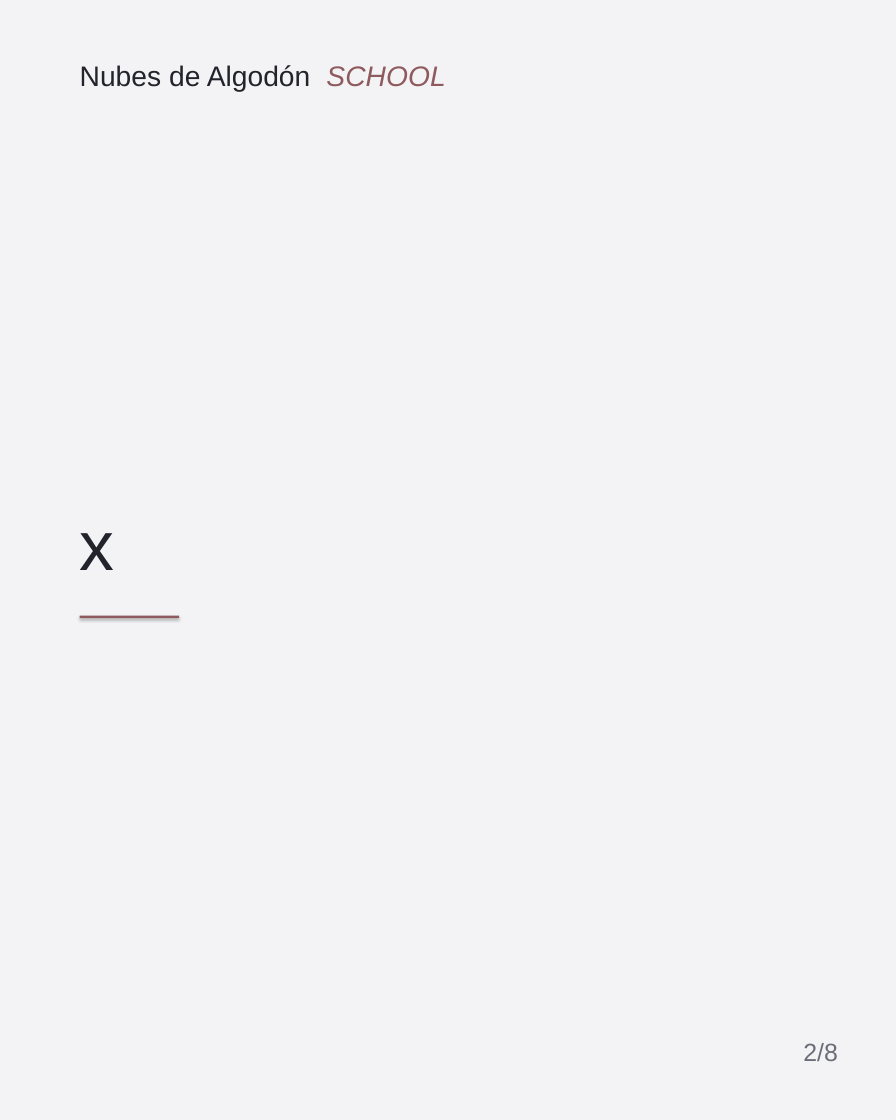
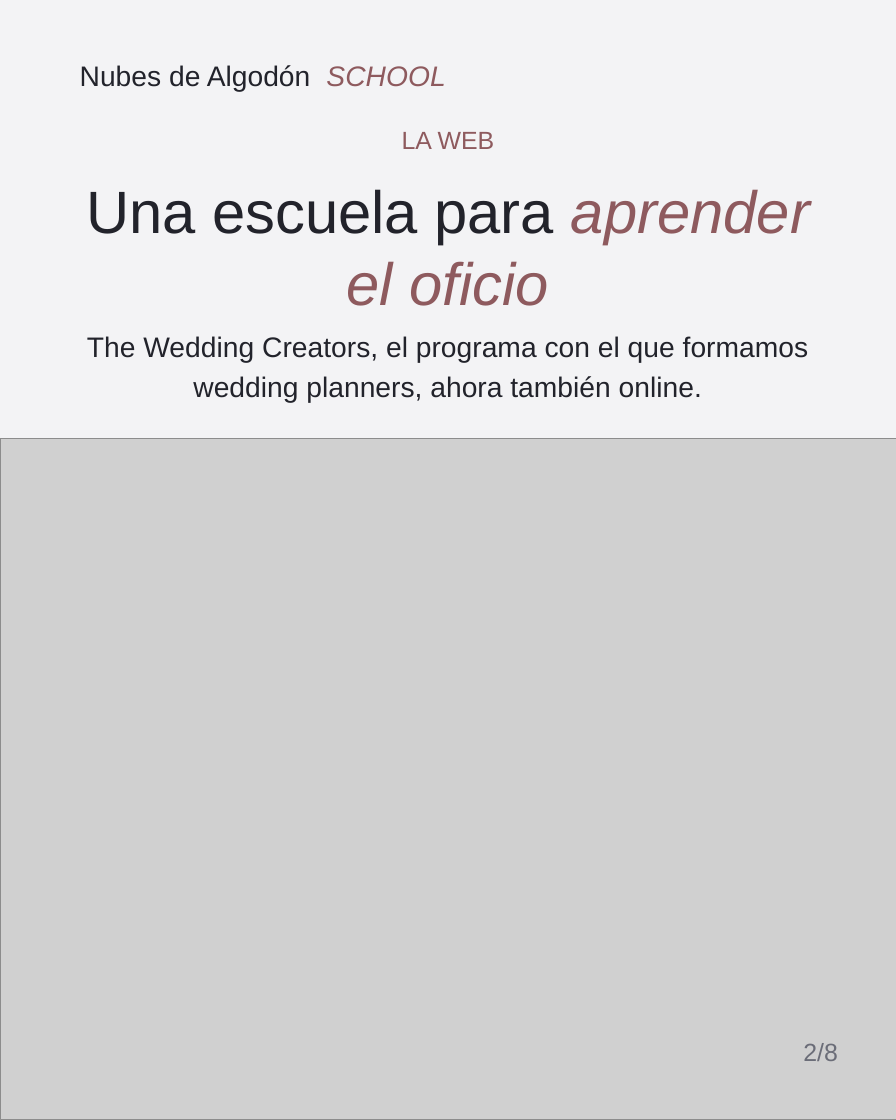
Before and after one commit to NDAEVENTS/NUBES-SCHOOL, a slide deck: slide 2 of public/ig/2026-10-30-nuevas/2026-10-30-carrusel-canva.pptx. Drawn at 896x1120 pixels with LibreOffice and Linux fonts; fonts in the diff are those of the drawing; grey boxes stand for pictures. Boxes give left, top, right and bottom in pixels: in the first picture for what was removed or moved away, otherwise in the second. Text is boxed around its words. In the diff, an @@ line names an element or a change of style, - is before the commit and + after.

```diff
--- a/public/ig/2026-10-30-nuevas/2026-10-30-carrusel-canva.pptx
+++ b/public/ig/2026-10-30-nuevas/2026-10-30-carrusel-canva.pptx
@@ text added at [402,132,495,149], 22.5 pt, text #8E5A5E @@
+LA WEB
@@ text added at [86,189,810,306], 54 pt, text #8E5A5E, italic @@
+Una escuela para aprender el oficio
@@ text added at [87,336,809,402], 25.5 pt, text #22232B @@
+The Wedding Creators, el programa con el que formamos wedding planners, ahora también online.
@@ picture added at [0,439,896,1120] @@
@@ text removed at [80,533,115,570] @@
-x
@@ rectangle removed at [80,616,179,618] @@
```
Also in this commit, not shown: 2 other slides changed, 9 other files.
